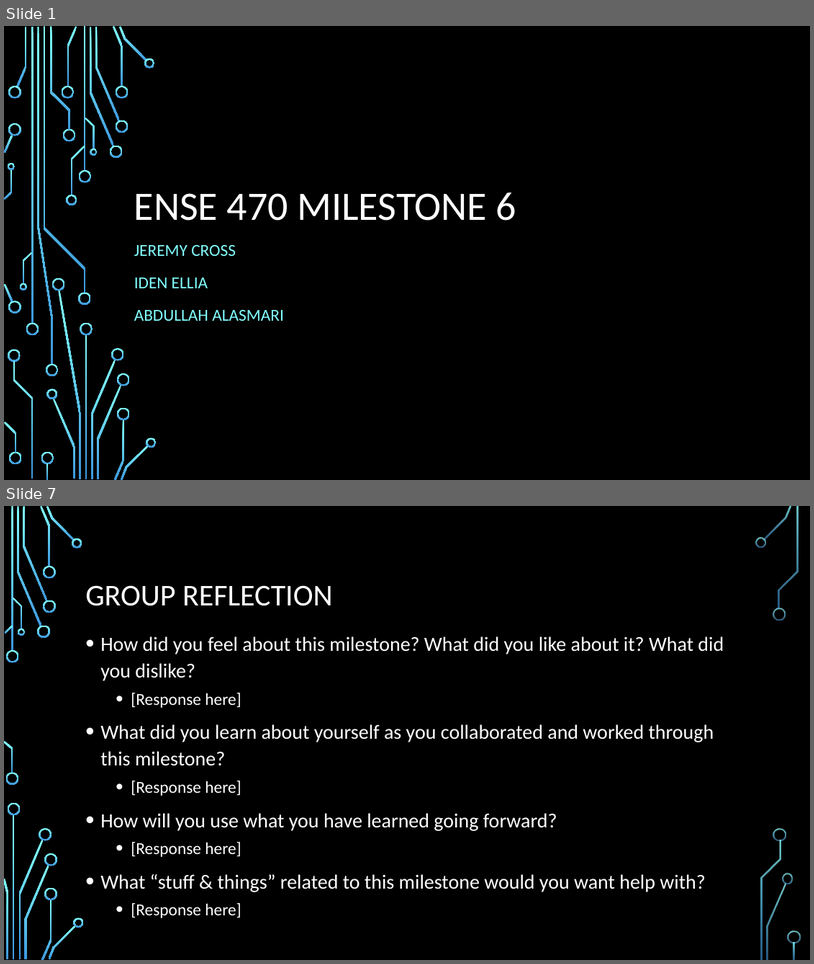
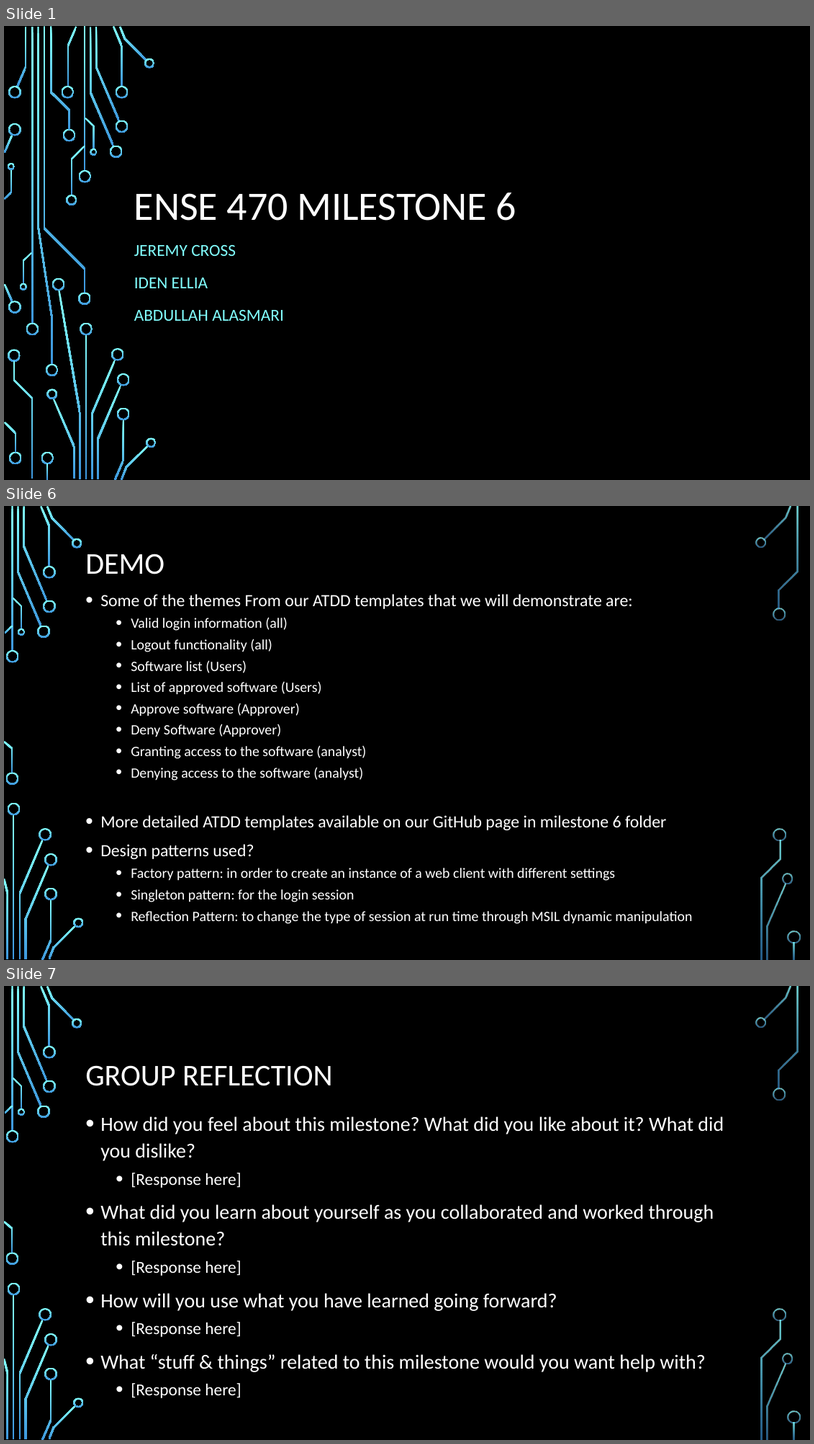
Before and after one commit to ureginastudent/PROJECT, a slide deck: Milestone 6/ENSE 470 Milestone 6.pptx. Shown one above the other, each under a label of ours: slides 1 and 7 before the commit, slides 1, 6 and 7 after it; the slides between them are not shown. The pictures are 814x964 and 814x1444 pixels, drawn with LibreOffice and Linux fonts; fonts in the diff are those of the drawing; background and template pictures are left out. Boxes give left, top, right and bottom in pixels: in the first picture for what was removed or moved away, otherwise in the second. Text is boxed around its words. In the diff, an @@ line names an element or a change of style, - is before the commit and + after.

Commit message:
Updated: complete except for group reflection

```diff
--- a/Milestone 6/ENSE 470 Milestone 6.pptx
+++ b/Milestone 6/ENSE 470 Milestone 6.pptx
@@ slide 6 added at <box>4,506,810,960</box>, background picture (left out); not listed: 36 template elements that a slide beside it also shows @@
@@ title added at <box>85,554,165,574</box>, 36 pt, text #FFFFFF @@
+DEMO
@@ text added at <box>100,594,692,924</box>, 17 pt, text #FFFFFF @@
+• Some of the themes From our ATDD templates that we will demonstrate are:
+  • Valid login information (all)
+  • Logout functionality (all)
+  • Software list (Users)
+  • List of approved software (Users)
+  • Approve software (Approver)
+  • Deny Software (Approver)
+  • Granting access to the software (analyst)
+  • Denying access to the software (analyst)
+• More detailed ATDD templates available on our GitHub page in milestone 6 folder
+• Design patterns used?
+  • Factory pattern: in order to create an instance of a web client with different settings
+  • Singleton pattern: for the login session
+  • Reflection Pattern: to change the type of session at run time through MSIL dynamic manipulation
```
Also in this commit, not shown: 1 slide changed, 2 other slides added, 3 slides removed, 6 other files.
